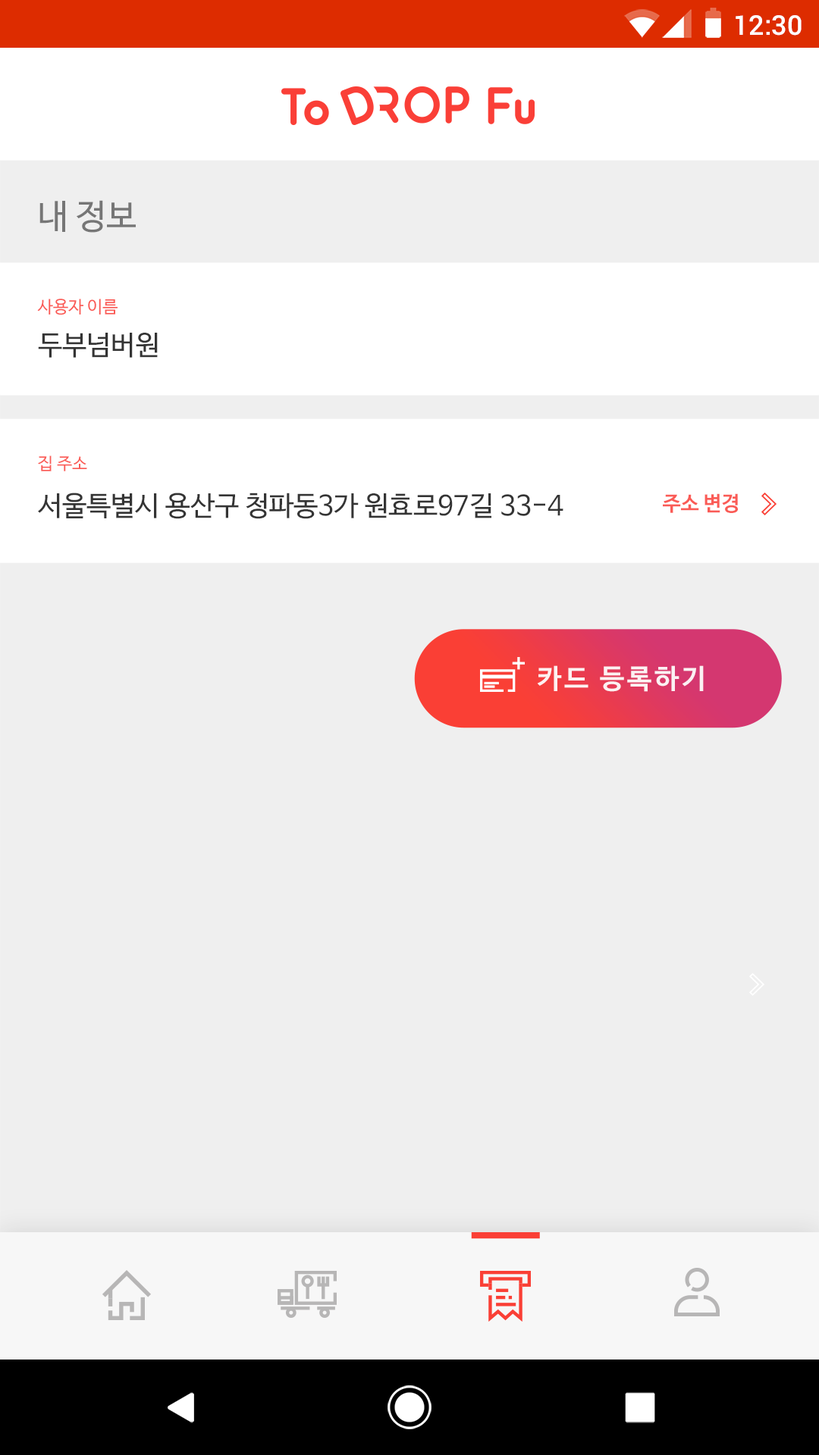
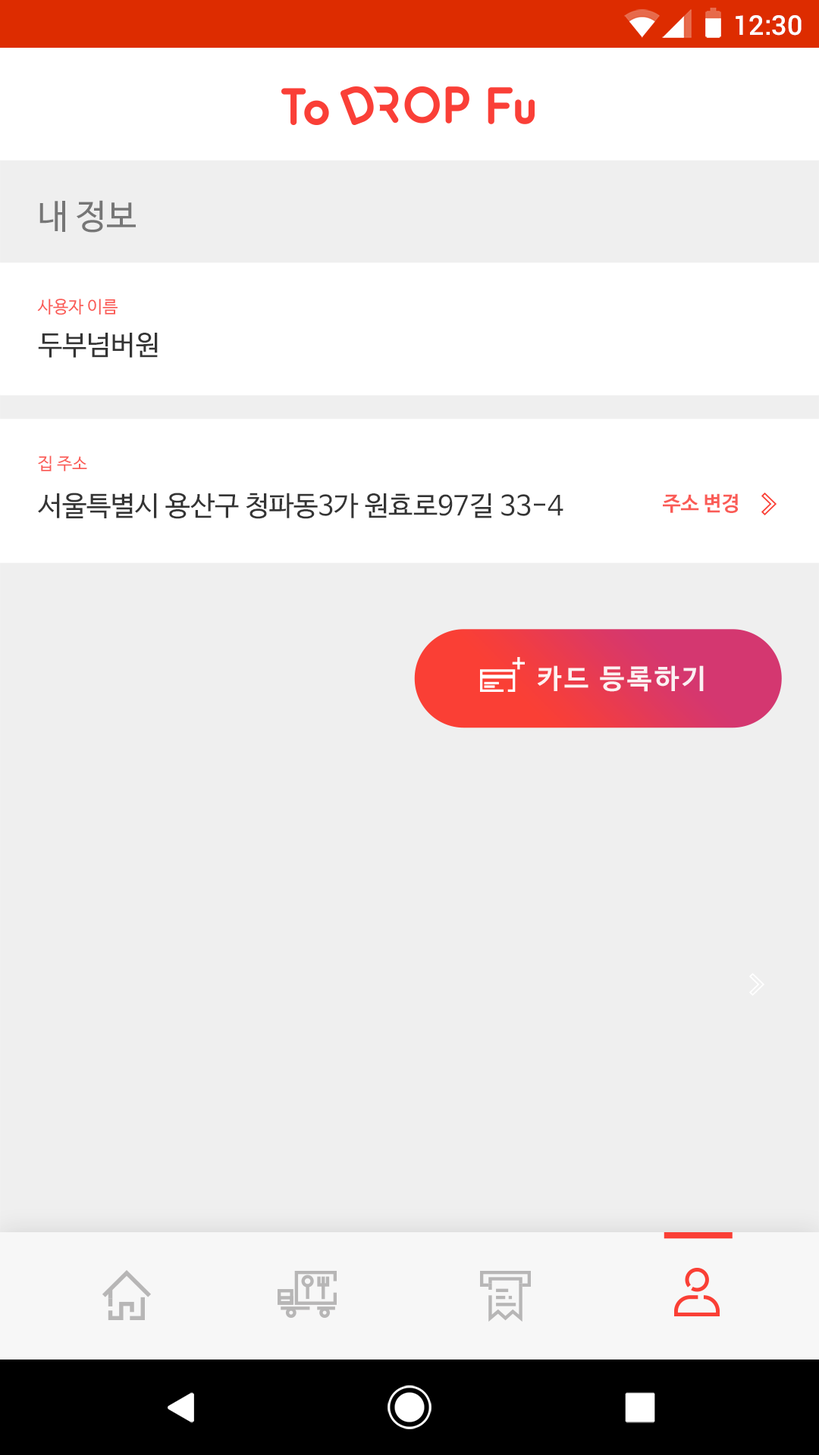
Before/after of a 819x1455 layered artwork. What changed in the layer stack:
painted on "Rectangle 1" over [470, 1232, 733, 1240]
"ic_main_receipt": opacity 30% → 100% over [673, 1268, 720, 1317]
"ic_main_me": opacity 100% → 30% over [479, 1271, 531, 1322]
